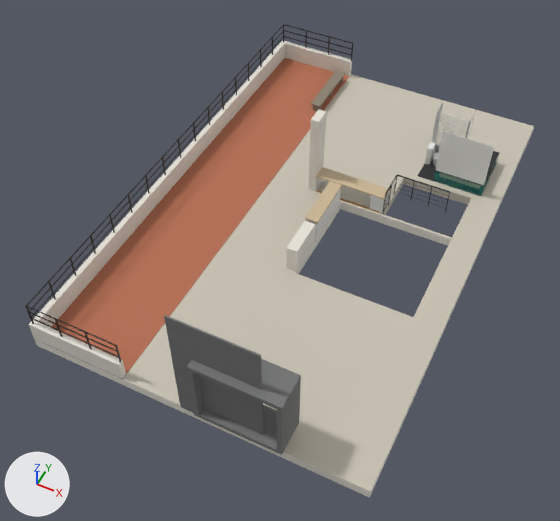
What one commit did to the glTF model site/public/models/blender/second.glb.
One viewpoint serves both versions: a 50 mm lens placed at (3.09, -7.35, 8.0), pointed at (-0.08, -1.01, 0.07). The lights are fixed; the arrows at lower left show +X, +Y and +Z. The older version comes first.

In view in the first picture: 'Charcoal Plaster.001', 'Charcoal Plaster_high', 'Charcoal Steel.002', 'Charcoal Steel_high.001', 'Glass.001', 'Light Wood.001', 'Lime White.003', 'Terracotta.002', 'Terrazzo.003', 'White Laminate', 'White Tile' and 5 more.
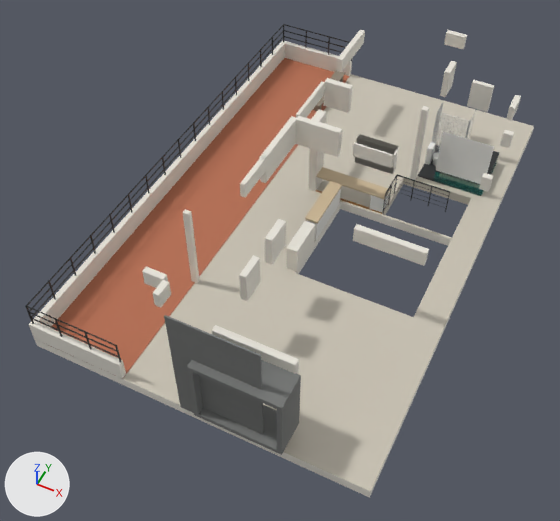
Location of each change, [x1, y1, x2, y2] in pixels of the pictures (560 x 521 px):
'Lime White_high.003', added: after [142, 30, 521, 373]
'Lime White_wall.003', added: after [183, 106, 429, 283]
'Charcoal Plaster_high', unchanged, covered by the edit: before [187, 359, 301, 411]

Edits to the bpy script that builds the scene:
```text
Add me_lime_white_wall_003:
    me_lime_white_wall_003.from_pydata(...)  # a box spanning x -1.0..-0.91, y -1.82..-1.76, z 0.0..1.3; a box spanning x 0.92..1.0, y 1.42..1.51, z 0.0..1.3
    me_lime_white_wall_003.materials.append(mat_web_lime_white)  # white #e8e4da
Add me_lime_white_high_003:
    me_lime_white_high_003.from_pydata(...)  # 188 vertices, 302 faces; spans x -0.91..2.21, y -3.22..3.53, z 0.88..1.3
    me_lime_white_high_003.materials.append(mat_web_lime_white)  # white #e8e4da
Add ob_lime_white_wall_003:
    ob_lime_white_wall_003 = bpy.data.objects.new('Lime White_wall.003', me_lime_white_wall_003)
    ob_lime_white_wall_003.location = (0.0, 0.0, 0.0)
Add ob_lime_white_high_003:
    ob_lime_white_high_003 = bpy.data.objects.new('Lime White_high.003', me_lime_white_high_003)
    ob_lime_white_high_003.location = (0.0, 0.0, 0.0)
```
